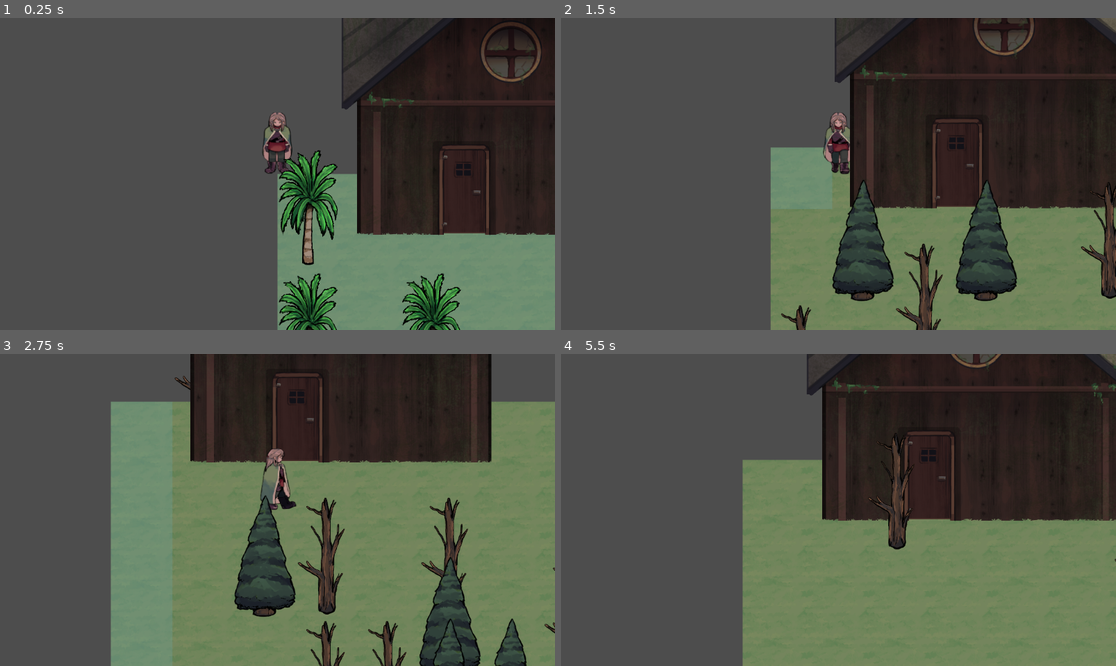
Above: before the commit, frames 1-4 (two rows, left to right).
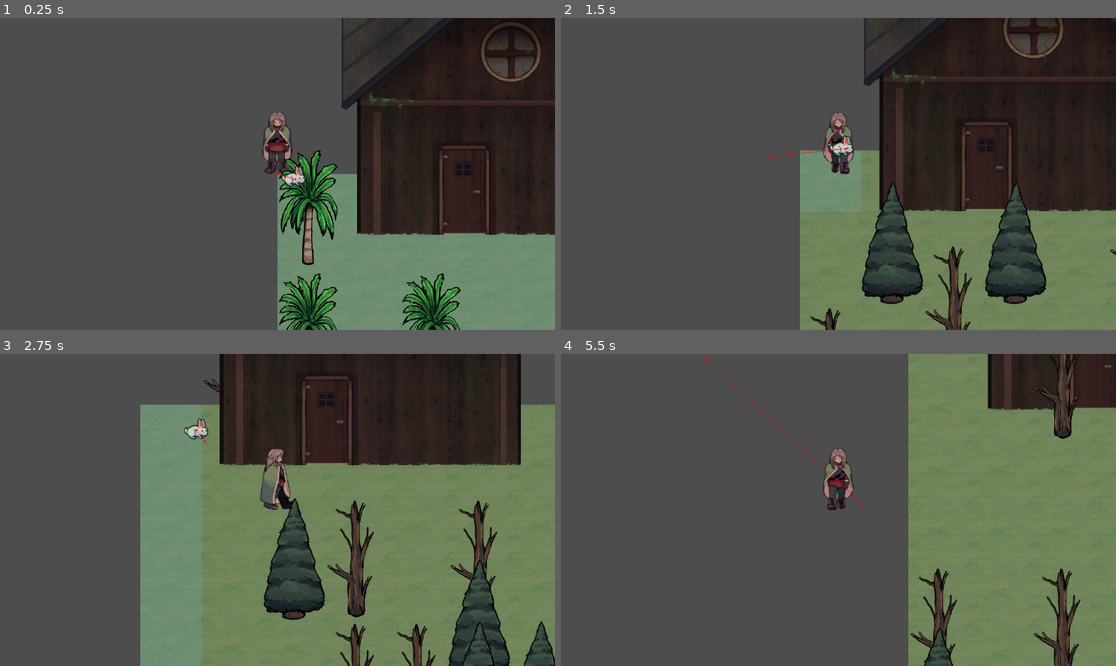
Above: after the commit, the same moments.

Repository: frxedlxver/godotProcGen
Game: Godot game, scene res://scenes/MainScene.tscn
The game is run twice, just before and just after one commit, with the same random seed, the same clock (stepped at 60 frames per second) and the same inputs.
Inputs (mouse positions are in pixels of both pictures, inside the frame that each line leads up to):
- Up to frame 1 (0.25 s): no input
- Up to frame 2 (1.5 s): tap Enter at 0.5 s; move the mouse to (960, 158) at 0.52 s; hold D (walk_right) 0.53-1.28 s; tap R at 0.6, 1.35 s; move the mouse to (727, 189) at 1.27 s; hold S (walk_down) from 1.28 s (still down)
- Up to frame 3 (2.75 s): move the mouse to (333, 441) at 2.02 s; release S (walk_down) at 2.03 s; hold D (walk_right) from 2.03 s (still down); tap R at 2.1 s
- Up to frame 4 (5.5 s): move the mouse to (810, 572) at 2.77 s; release D (walk_right) at 2.78 s; hold W (walk_up) 2.78-3.53 s; tap R every 0.75 s from 2.85 to 5.1 s; move the mouse to (1005, 556) at 3.52 s; hold A (walk_left) 3.53-5.03 s; move the mouse to (672, 463) at 4.27 s; move the mouse to (866, 510) at 5.02 s; hold S (walk_down) from 5.03 s (still down)

The runs differ from the first frame. In frame 1, 0.2% of the frame differs, in the area x 49-56%, y 47-55%; in frame 2, 19%; in frame 3, 23%; in frame 4, 44%, in the area x 26-100%, y 0-100%.

Commit message:
started playing with pathfinding

Diff:
--- /dev/null
+++ b/CharacterPhysicsController.gd
@@ -0,0 +1,29 @@
+extends CharacterBody2D
+
+class_name CharBodyController
+
+@export var max_speed : int = 300
+@export var acceleration : int = 100
+var current_velocity : Vector2
+var speed_multiplier : float = 1
+var current_dir : Vector2
+var current_dir_normalized : Vector2
+var dir_speed_mod : float
+var halt_stale_coroutines = false
+var target_position
+var moving_towards_target : bool = false
+
+
+var acceleration_coroutine : Callable
+var navagent : NavigationAgent2D
+
+func _ready():
+	navagent = get_node("NavigationAgent2D")
+
+
+func _physics_process(delta):
+	navagent.target_position = get_global_mouse_position()
+	target_position = navagent.get_next_path_position();
+	var dir = (target_position - position).normalized()
+	velocity = velocity.lerp(dir * max_speed, acceleration * delta)
+	move_and_collide(velocity * delta)
--- /dev/null
+++ b/assets/animations/bunny.tres
@@ -0,0 +1,82 @@
+[gd_resource type="SpriteFrames" load_steps=10 format=3 uid="uid://pk4j30ifjrdv"]
+
+[ext_resource type="Texture2D" uid="uid://b05bbek6v6346" path="res://assets/animations/bunny.png" id="1_ata7f"]
+
+[sub_resource type="AtlasTexture" id="AtlasTexture_woxdw"]
+atlas = ExtResource("1_ata7f")
+region = Rect2(136, 0, 68, 60)
+
+[sub_resource type="AtlasTexture" id="AtlasTexture_41nvm"]
+atlas = ExtResource("1_ata7f")
+region = Rect2(68, 0, 68, 60)
+
+[sub_resource type="AtlasTexture" id="AtlasTexture_ysjv8"]
+atlas = ExtResource("1_ata7f")
+region = Rect2(0, 0, 68, 60)
+
+[sub_resource type="AtlasTexture" id="AtlasTexture_cwbp7"]
+atlas = ExtResource("1_ata7f")
+region = Rect2(0, 60, 68, 60)
+
+[sub_resource type="AtlasTexture" id="AtlasTexture_ieaif"]
+atlas = ExtResource("1_ata7f")
+region = Rect2(68, 60, 68, 60)
+
+[sub_resource type="AtlasTexture" id="AtlasTexture_qq5vg"]
+atlas = ExtResource("1_ata7f")
+region = Rect2(136, 60, 68, 60)
+
+[sub_resource type="AtlasTexture" id="AtlasTexture_pd2wk"]
+atlas = ExtResource("1_ata7f")
+region = Rect2(0, 0, 68, 60)
+
+[sub_resource type="AtlasTexture" id="AtlasTexture_h5ibi"]
+atlas = ExtResource("1_ata7f")
+region = Rect2(0, 60, 68, 60)
+
+[resource]
+animations = [{
+"frames": [{
+"duration": 1.0,
+"texture": SubResource("AtlasTexture_woxdw")
+}, {
+"duration": 1.0,
+"texture": SubResource("AtlasTexture_41nvm")
+}, {
+"duration": 1.0,
+"texture": SubResource("AtlasTexture_ysjv8")
+}],
+"loop": true,
+"name": &"hop_left",
+"speed": 5.0
+}, {
+"frames": [{
+"duration": 1.0,
+"texture": SubResource("AtlasTexture_cwbp7")
+}, {
+"duration": 1.0,
+"texture": SubResource("AtlasTexture_ieaif")
+}, {
+"duration": 1.0,
+"texture": SubResource("AtlasTexture_qq5vg")
+}],
+"loop": true,
+"name": &"hop_right",
+"speed": 5.0
+}, {
+"frames": [{
+"duration": 1.0,
+"texture": SubResource("AtlasTexture_pd2wk")
+}],
+"loop": true,
+"name": &"idle_left",
+"speed": 5.0
+}, {
+"frames": [{
+"duration": 1.0,
+"texture": SubResource("AtlasTexture_h5ibi")
+}],
+"loop": true,
+"name": &"idle_right",
+"speed": 5.0
+}]
--- /dev/null
+++ b/nodes/Bunny.tscn
@@ -0,0 +1,22 @@
+[gd_scene load_steps=4 format=3 uid="uid://do3s8f6e077gw"]
+
+[ext_resource type="Script" path="res://CharacterPhysicsController.gd" id="1_hdlhd"]
+[ext_resource type="SpriteFrames" uid="uid://pk4j30ifjrdv" path="res://assets/animations/bunny.tres" id="1_wmtm2"]
+
+[sub_resource type="CapsuleShape2D" id="CapsuleShape2D_v3oqw"]
+height = 42.0
+
+[node name="Bunny" type="CharacterBody2D"]
+script = ExtResource("1_hdlhd")
+
+[node name="AnimatedSprite2D" type="AnimatedSprite2D" parent="."]
+sprite_frames = ExtResource("1_wmtm2")
+animation = &"hop_right"
+offset = Vector2(0, -12)
+
+[node name="CollisionShape2D" type="CollisionShape2D" parent="."]
+rotation = 1.5708
+shape = SubResource("CapsuleShape2D_v3oqw")
+
+[node name="NavigationAgent2D" type="NavigationAgent2D" parent="."]
+avoidance_enabled = true
--- a/nodes/Player.tscn
+++ b/nodes/Player.tscn
@@ -40,3 +40,7 @@
 
 [node name="StateManager" type="Node" parent="."]
 script = ExtResource("5_v0r5p")
+
+[node name="NavigationObstacle2D" type="NavigationObstacle2D" parent="."]
+position = Vector2(0, -3.915)
+radius = 37.18
--- a/scenes/MainScene.tscn
+++ b/scenes/MainScene.tscn
@@ -6,6 +6,13 @@
 [ext_resource type="TileSet" uid="uid://dmxk6mov2niyb" path="res://assets/tilesets/TerrainTileSet.tres" id="4_b44lk"]
 [ext_resource type="PackedScene" uid="uid://bnqrolr6i6i47" path="res://nodes/world/cabin.tscn" id="4_qwocq"]
 [ext_resource type="TileSet" uid="uid://b3cv5516t3sy3" path="res://assets/tilesets/DestructibleTileset.tres" id="5_qk6wl"]
+[ext_resource type="PackedScene" uid="uid://do3s8f6e077gw" path="res://nodes/Bunny.tscn" id="7_4nn1t"]
+
+[sub_resource type="NavigationPolygon" id="NavigationPolygon_1017f"]
+vertices = PackedVector2Array(134, 68, 134, 151, 7, 109, -74, -4, -46, -162, 88, -262, -418, 25, -82, 309, -186, 423, -454, 336, -531, 206, -479, -358, -309, -289)
+polygons = Array[PackedInt32Array]([PackedInt32Array(0, 1, 2, 3, 4, 5), PackedInt32Array(6, 7, 8, 9, 10), PackedInt32Array(6, 10, 11, 12), PackedInt32Array(12, 11, 5), PackedInt32Array(4, 12, 5)])
+outlines = Array[PackedVector2Array]([PackedVector2Array(144, 165, 1, 117, -85, -2, -57, -156, -303, -275, -406, 22, -68, 309, -184, 435, -461, 345, -542, 209, -488, -370, 97, -271, 144, 67)])
+source_geometry_group_name = &"navigation_polygon_source_group"
 
 [node name="Node2D" type="Node2D"]
 
@@ -51,3 +58,20 @@
 format = 2
 layer_0/name = "Trees"
 layer_0/y_sort_enabled = true
+
+[node name="NavigationRegion2D" type="NavigationRegion2D" parent="."]
+navigation_polygon = SubResource("NavigationPolygon_1017f")
+
+[node name="Bunny" parent="." instance=ExtResource("7_4nn1t")]
+position = Vector2(76, 23)
+
+[node name="NavigationAgent2D" parent="Bunny" index="2"]
+radius = 31.95
+avoidance_layers = 3
+avoidance_mask = 3
+debug_enabled = true
+debug_path_custom_point_size = 9.38
+debug_path_custom_line_width = -0.4
+
+[editable path="YSorted/PlayerRoot"]
+[editable path="Bunny"]
Binary file added: assets/animations/bunny.png
Not shown, added: assets/animations/bunny.png.import
Not shown: 1 places in scenes/MainScene.tscn that only renumber resources
